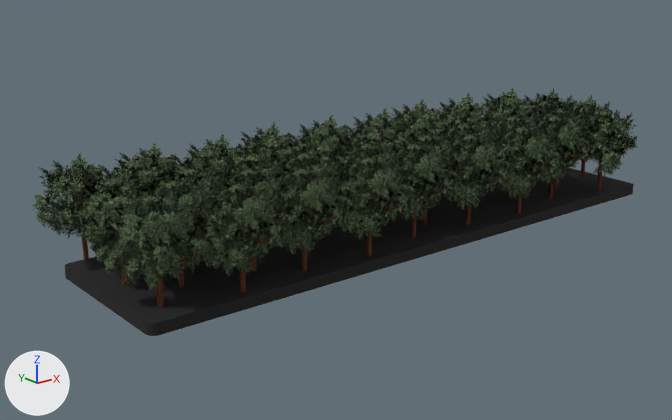
A saved change to the glTF model scenery/models/treegrove2.glb.
Camera for both pictures: a camera (50 mm lens) standing at (-36.4, -110.6, 43.2) and looking at (45.5, -8.3, 2.3). The lights are fixed; the arrows at lower left show +X, +Y and +Z. Where no turn or scale is listed for an object, it has been applied to the vertices.

Script lines for the objects in view, before the commit:
```python
me_cylinder = bpy.data.meshes.new('Cylinder')
me_cylinder.from_pydata(...)  # 64 vertices, 94 faces; spans x -45.6..45.6, y -12.0..12.0, z -0.8..0.8
me_cylinder.materials.append(mat_shadow)  # black #1b1b1b
me_msh_treelineew_011 = bpy.data.meshes.new('msh_treelineEW.011')
me_msh_treelineew_011.from_pydata(...)  # 575 vertices, 724 faces; spans x -7.5..8.7, y -5.7..6.6, z 0.1..15.3
# faces by material slot: [287, 437]
me_msh_treelineew_011.materials.append(mat_col_trunk)  # brown #5c2d0d
me_msh_treelineew_011.materials.append(mat_mat_leaves)  # picture img_sampleleaves064
me_msh_treelineew_029 = bpy.data.meshes.new('msh_treelineEW.029')
me_msh_treelineew_029.from_pydata(...)  # 575 vertices, 724 faces; spans x -8.7..7.5, y -6.6..5.7, z 0.1..15.3
# faces by material slot: [287, 437]
me_msh_treelineew_029.materials.append(mat_col_trunk)  # brown #5c2d0d
me_msh_treelineew_029.materials.append(mat_mat_leaves)  # picture img_sampleleaves064
ob_cylinder = bpy.data.objects.new('Cylinder', me_cylinder)
ob_cylinder.location = (52.3, -11.9, -0.4)
ob_treelineew2_001 = bpy.data.objects.new('treelineEW2.001', me_msh_treelineew_011)
ob_treelineew2_001.location = (25.0, -17.1, 0.0)
ob_treelineew3_001 = bpy.data.objects.new('treelineEW3.001', me_msh_treelineew_029)
ob_treelineew3_001.location = (25.0, -6.1, 0.0)
# also in view: 'treelineEW' at (10.2, -20.4, 7.7); 'treelineEW2.003' at (45.6, -15.6, 7.7); 'treelineTop.002' at (29.4, -8.5, 10.1); 'treelineEW.006' at (70.6, -21.6, 7.7); 'treelineEW2.004' at (55.6, -16.6, 7.7)
```
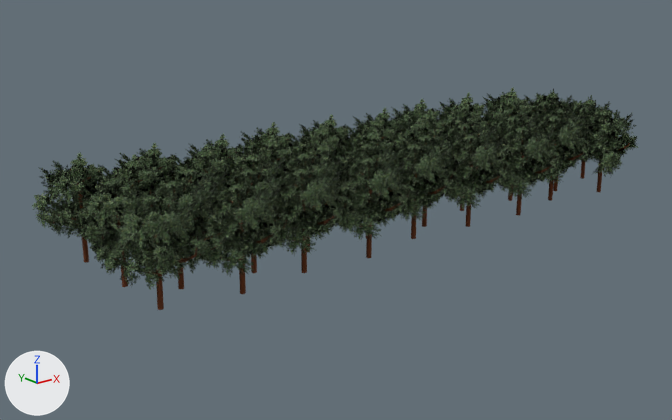
Scene script edits in JSON lines:
```json
{"op": "remove", "block": "ob_cylinder", "code": ["ob_cylinder = bpy.data.objects.new('Cylinder', me_cylinder)", "ob_cylinder.location = (52.3, -11.9, -0.4)"]}
```

Changed parts and their boxes (x1, y1, x2, y2) in the pictures (672 x 420 px):
```json
{"object": "Cylinder", "change": "deleted", "before": [65, 168, 634, 336], "on screen": "black"}
```
